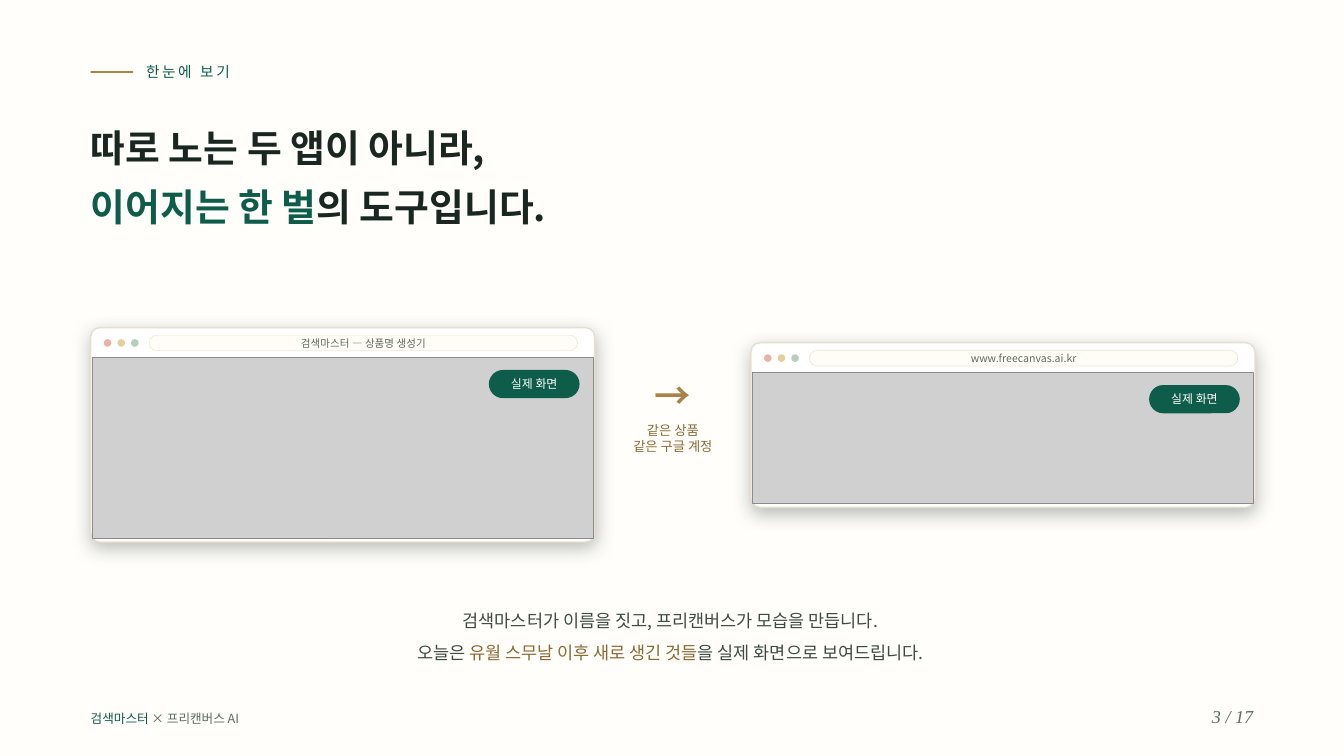
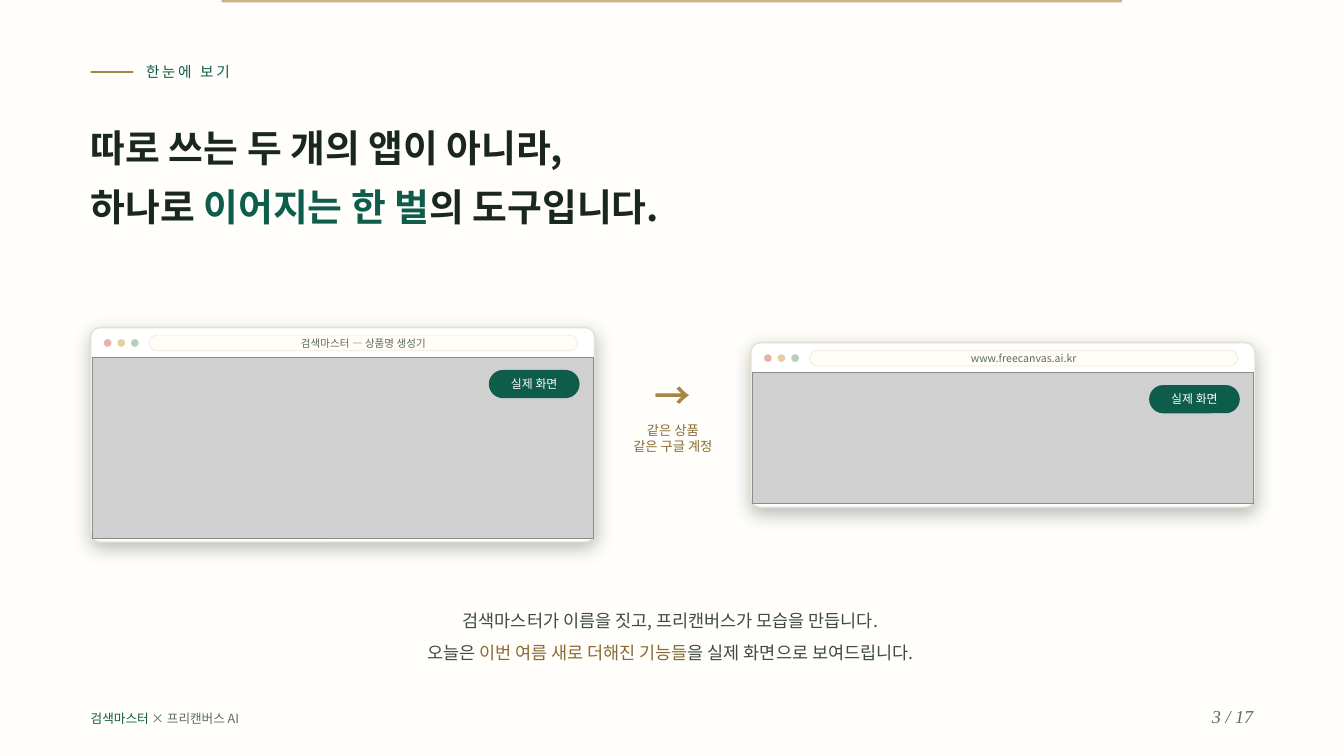
Before and after one commit to ramiteacher/searchmaster-x-freecanvas, a slide deck: slide 3 of slides.pptx. Drawn at 1344x756 pixels with LibreOffice and Linux fonts; fonts in the diff are those of the drawing; grey boxes stand for pictures. Boxes give left, top, right and bottom in pixels: in the first picture for what was removed or moved away, otherwise in the second. Text is boxed around its words. In the diff, an @@ line names an element or a change of style, - is before the commit and + after.

```diff
--- a/slides.pptx
+++ b/slides.pptx
@@ rectangle added at [222, 0, 1122, 2], fill #C9B287 @@
@@ text at [91, 130, 659, 225]: text changed @@
-따로 노는 두 앱이 아니라,
-이어지는 한 벌의 도구입니다.
+따로 쓰는 두 개의 앱이 아니라,
+하나로 이어지는 한 벌의 도구입니다.
@@ text at [427, 644, 913, 661]: text changed @@
-오늘은 유월 스무날 이후 새로 생긴 것들을 실제 화면으로 보여드립니다.
+오늘은 이번 여름 새로 더해진 기능들을 실제 화면으로 보여드립니다.
```
Also in this commit, not shown: 16 other slides changed, 1 other file.
